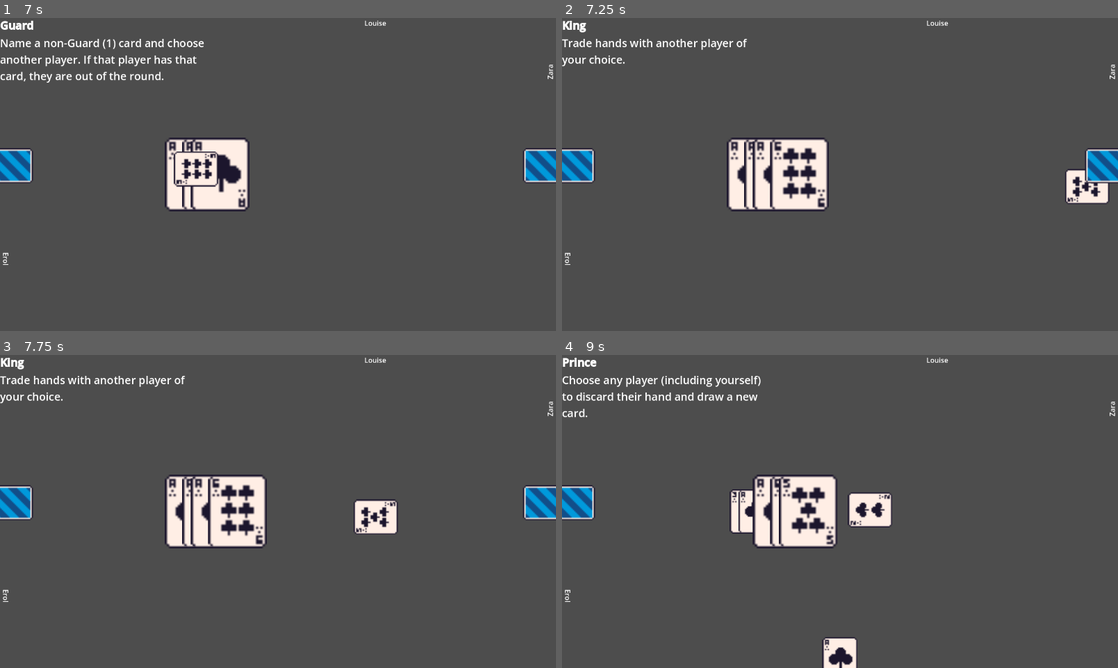
Above: before the commit, frames 1-4 (two rows, left to right).
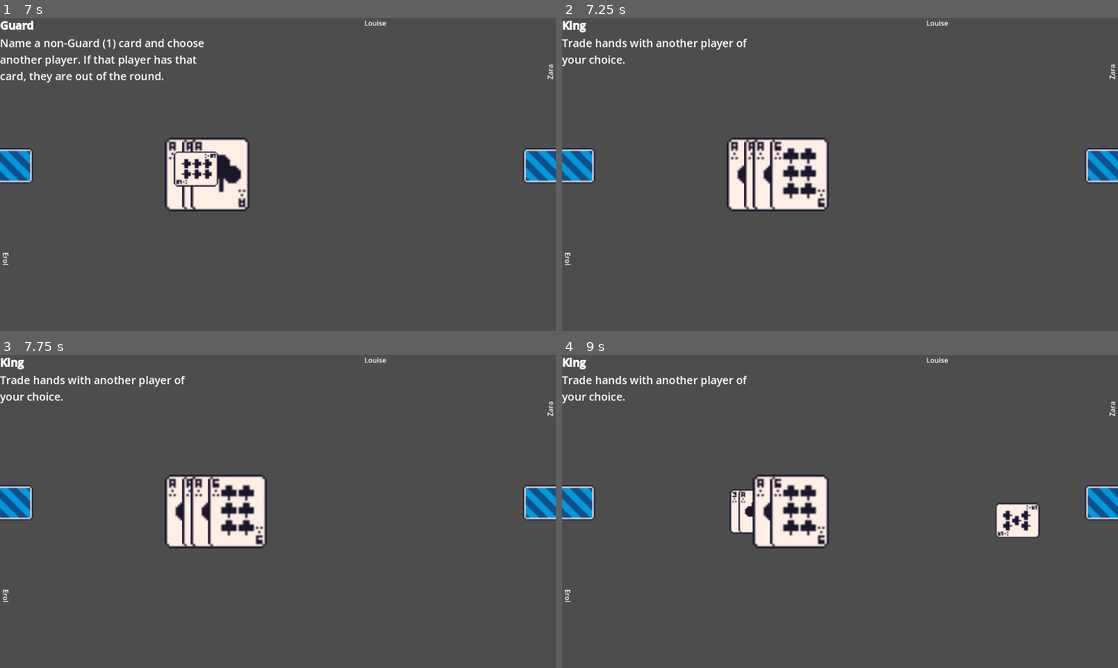
Above: after the commit, the same moments.

Repository: maxnovak/love-letter
Game: Godot game, scene res://Game.tscn
Two runs of this game, one before a commit and one after it. Both use one fixed random seed, a clock stepped at 60 frames per second and the inputs below.
Inputs (mouse positions are in pixels of both pictures, inside the frame that each line leads up to):
- Up to frame 1 (7 s): click "Start Game" at 0.5 s; tap Enter at 1.25 s; move the mouse to (278, 321) at 1.27 s; click (278, 321) at 1.42 s; tap Space at 2 s; move the mouse to (255, 321) at 2.02 s; click (255, 321) at 2.17 s; move the mouse to (278, 321) at 2.77 s; click (278, 321) at 2.92 s; move the mouse to (183, 174) at 3.52 s; click (183, 174) at 3.67 s; click (183, 174) at 4.42 s; move the mouse to (194, 174) at 5.02 s; click (194, 174) at 5.17 s; move the mouse to (211, 174) at 5.77 s; click (211, 174) at 5.92 s; move the mouse to (222, 174) at 6.52 s; click (222, 174) at 6.67 s
- Up to frame 2 (7.25 s): no input
- Up to frame 3 (7.75 s): click (222, 511) at 7.42 s
- Up to frame 4 (9 s): move the mouse to (801, 511) at 8.02 s; click (801, 511) at 8.17 s; move the mouse to (806, 511) at 8.77 s; click (806, 511) at 8.92 s

Frame 1 is identical in both runs. In frame 2, 0.7% of the frame differs, in the area x 90-99%, y 48-60%; in frame 3, 0.9%; in frame 4, 5.5%, in the area x 0-100%, y 0-100%.
Error before the commit: Attempt to call function '_get_card' in base 'null instance' on a null instance. (res://Table.gd:279)
Error after the commit: Attempt to call function '_get_card' in base 'null instance' on a null instance. (res://Table.gd:274)

Commit message:
Fix visiblility bugs where sometimes you would see cards you shouldnt

Diff:
--- a/Card.gd
+++ b/Card.gd
@@ -16,7 +16,10 @@
 func _set_visible(new_value):
 	var path = "res://assets/Cards/Clubs/{cardType}.png".format({"cardType": Global.cardBreakdown[card].assetName})
 	var visibleCard = load(path)
-	$Sprite2D.texture = visibleCard
+	if new_value == true:
+		$Sprite2D.texture = visibleCard
+	else:
+		$Sprite2D.texture = hiddenCard
 	visible = new_value
 func _get_visible():
 	return visible
--- a/Global.gd
+++ b/Global.gd
@@ -62,11 +62,12 @@
 var seats = ["top", "left", "right"]
 var playerNames = ["Erol", "Max", "Jill", "Harley", "Zara", "Louise", "Maya", "Malcom", "Otis", "Zoey", "Koda", "Remi", "Willow", "Lillie", "Molly", "Randy", "Maggie", "Cat", "Alan", "Corey", "Michal", "Elyse", "Paul"]
 
-func findWinner(players) -> Node2D:
+func findWinner(players, final = false) -> Node2D:
 	var playersValues =[]
 	for player in players:
 		var card = player.find_child("Card*", true, false)
-		card._set_visible(true)
+		if final:
+			card._set_visible(true)
 		playersValues.append(Global.cardBreakdown[card._get_card()].value)
 	# if the max and min are the same tis a tie
 	if playersValues[0] == playersValues.max() && playersValues[0] == playersValues.min():
--- a/Table.gd
+++ b/Table.gd
@@ -51,14 +51,7 @@
 
 func deal_starting_cards():
 	for player in turnOrder:
-		var card = deck.pop_front()
-		player.add_child(card)
-		if player == $PlayersHand:
-			card._set_visible(true)
-
-	for card in $PlayersHand.find_children("Card*", "Node2D", true, false):
-		card.hover_over_card.connect($HUD._on_players_hand_text)
-		card.clicked_card.connect(on_Card_click.bind(card))
+		deal_card(player)
 
 func deal_card(player):
 	dealCard = false
@@ -112,9 +105,8 @@
 
 func _process(_delta):
 	var current_player = turnOrder[turn % turnOrder.size()]
-
 	if deck.size() <= 1 && current_player.find_children("Card*", "Node2D", true, false).size() == 1:
-		var winner = Global.findWinner(turnOrder)
+		var winner = Global.findWinner(turnOrder, true)
 		if winner == $PlayersHand:
 			$HUD.show_instruction("Winner is: You!")
 		else:
@@ -139,7 +131,6 @@
 				playedCard = cards[1]
 				cards[0].position = Vector2(0,0)
 
-			playedCard._set_visible(true)
 			if !playedCard.hover_over_card.is_connected($HUD._on_players_hand_text):
 				playedCard.hover_over_card.connect($HUD._on_players_hand_text)
 			await animate_card_play(playedCard)
@@ -147,6 +138,7 @@
 			next_player()
 
 func animate_card_play(card):
+	card._set_visible(true)
 	var newXCoord = $PlayedCards.get_children().size()*20
 	var position_end = $PlayedCards.get_global_position()
 	position_end.x += newXCoord
@@ -168,7 +160,6 @@
 func resolveCard(player, playedCard):
 	if playedCard == "princess":
 		var playersCard = player.find_child("Card*", true, false)
-		playersCard._set_visible(true)
 		await animate_card_play(playersCard)
 		turnOrder = turnOrder.filter(func(play): return play != player)
 
@@ -180,20 +171,25 @@
 		else:
 			opponent = getRandomOpponent(player)
 		var opponentsCard = opponent.find_child("Card*", true, false)
-		if player == $PlayersHand:
-			opponentsCard._set_visible(true)
-			opponentsCard.clicked_card.connect(on_Card_click.bind(opponentsCard))
 		var playersCardToSwap = player.find_child("Card*", true, false)
 		if playersCardToSwap.hover_over_card.is_connected($HUD._on_players_hand_text):
 			playersCardToSwap.hover_over_card.disconnect($HUD._on_players_hand_text)
+		if playersCardToSwap.clicked_card.is_connected(on_Card_click.bind(playersCardToSwap)):
+			playersCardToSwap.clicked_card.disconnect(on_Card_click.bind(playersCardToSwap))
+		if player == $PlayersHand:
+			opponentsCard._set_visible(true)
+			opponentsCard.clicked_card.connect(on_Card_click.bind(opponentsCard))
+			opponentsCard.hover_over_card.connect($HUD._on_players_hand_text)
 		if opponent == $PlayersHand:
 			playersCardToSwap._set_visible(true)
 			playersCardToSwap.clicked_card.connect(on_Card_click.bind(playersCardToSwap))
+			playersCardToSwap.hover_over_card.connect($HUD._on_players_hand_text)
 		opponentsCard.get_parent().remove_child(opponentsCard)
 		player.add_child(opponentsCard)
 		playersCardToSwap.get_parent().remove_child(playersCardToSwap)
 		opponent.add_child(playersCardToSwap)
 		$HUD.hide_instruction()
+		$ViewCardTimer.start()
 
 	if playedCard == "prince":
 		var opponent
@@ -203,7 +199,6 @@
 		else:
 			opponent = turnOrder[randi() % turnOrder.size()-1]
 		var opponentsCard = opponent.find_child("Card*", true, false)
-		opponentsCard._set_visible(true)
 		await animate_card_play(opponentsCard)
 		if opponentsCard._get_card() == "princess":
 			turnOrder = turnOrder.filter(func(opp): return opp != opponent)
@@ -232,8 +227,8 @@
 			var loser = playersComparing.filter(func(play): return play != winner)[0]
 			turnOrder = turnOrder.filter(func(play): return play != loser)
 			var losersCard = loser.find_child("Card*", true, false)
-			losersCard._set_visible(true)
 			await animate_card_play(losersCard)
+		$ViewCardTimer.start()
 
 	if playedCard == "priest":
 		var opponent
@@ -277,7 +272,6 @@
 
 		var opponentsCard = opponent.find_child("Card*", true, false)
 		if cardToGuess == opponentsCard._get_card():
-			opponentsCard._set_visible(true)
 			await animate_card_play(opponentsCard)
 			turnOrder = turnOrder.filter(func(opp): return opp != opponent)
 		$HUD.hide_instruction()
